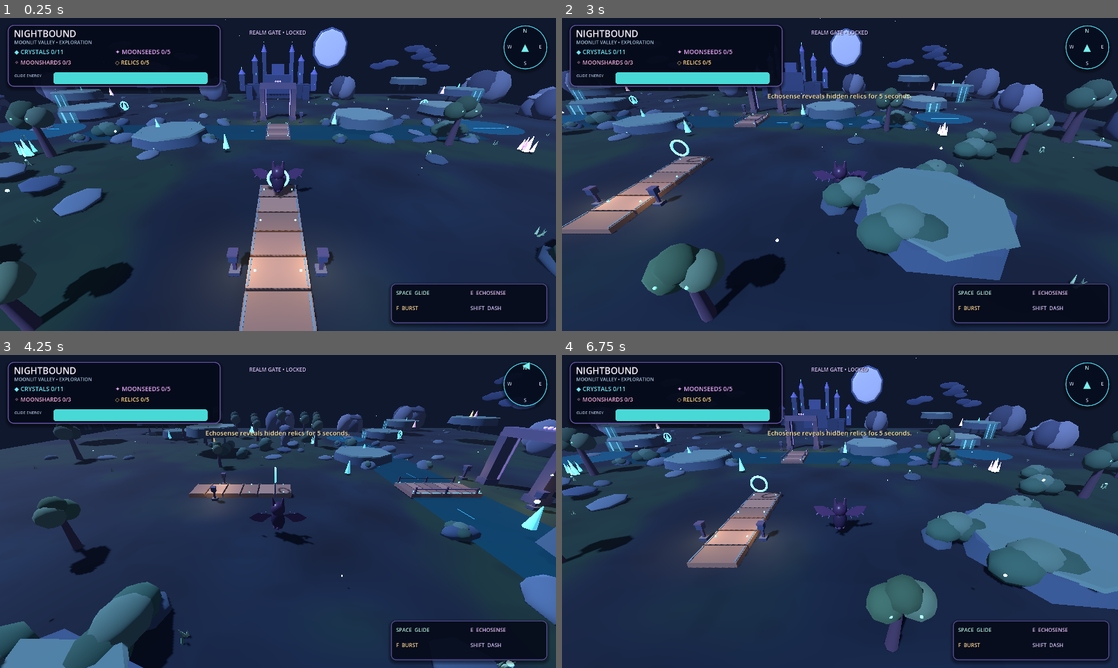
Above: before the commit, frames 1-4 (two rows, left to right).
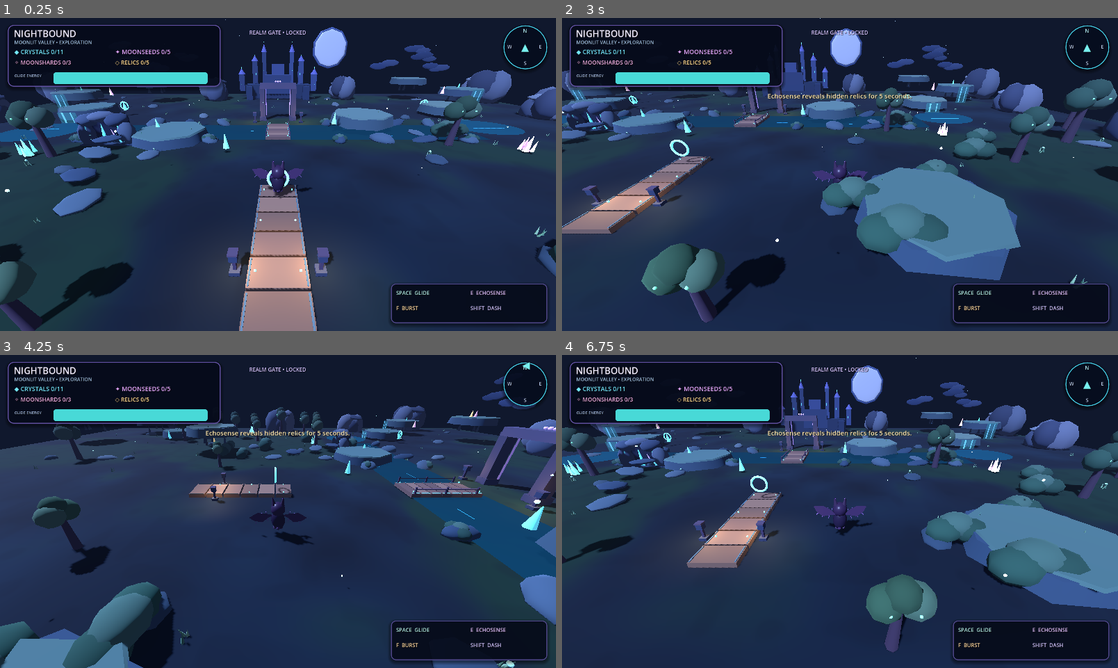
Above: after the commit, the same moments.

Repository: Dynamon91/nightbound
Game: Godot game, scene res://scenes/main.tscn
Two runs of this game, one before a commit and one after it. Both use one fixed random seed, a clock stepped at 60 frames per second and the inputs below.
Inputs:
- Up to frame 1 (0.25 s): no input
- Up to frame 2 (3 s): hold D (move_right) 0.53-1.28 s; tap F (burst) at 0.6, 2.85 s; tap Space (jump) at 0.77, 1.52 s; hold S (move_back) 1.28-2.03 s; tap E (echosense) at 1.35 s; hold D (move_right) 2.03-2.78 s; tap Shift (shadow_dash) at 2.1 s; hold W (move_forward) from 2.78 s (still down)
- Up to frame 3 (4.25 s): tap Space (jump) at 3.02, 3.77 s; release W (move_forward) at 3.53 s; hold A (move_left) from 3.53 s (still down); tap E (echosense) at 3.6 s
- Up to frame 4 (6.75 s): tap Shift (shadow_dash) at 4.35, 6.6 s; tap Space (jump) at 4.52, 6.02 s; release A (move_left) at 5.03 s; hold S (move_back) 5.03-5.78 s; tap F (burst) at 5.1 s; hold D (move_right) 5.78-6.53 s; tap E (echosense) at 5.85 s; hold W (move_forward) from 6.53 s (still down)

The runs differ from the first frame. In frame 1, 2.2% of the frame differs, in the area x 0-26%, y 29-58%; in frame 2, 0.8%; in frame 3, 0.4%; in frame 4, 1.3%.

Commit message:
art: move crystal grotto into camera frustum and connect side approach

Diff:
--- a/scripts/main.gd
+++ b/scripts/main.gd
@@ -255,7 +255,7 @@
 		shard_material.emission_energy_multiplier=1.65 if shard_index==0 else 1.25
 func build_crystal_grotto()->void:
 	# Optional side-route landmark: a dark cave mouth, weathered stone surround and luminous crystal core.
-	var cave_center:=Vector3(-24.0,0.0,1.4)
+	var cave_center:=Vector3(-18.0,0.0,-7.6)
 	box(cave_center+Vector3(0,1.35,-.28),Vector3(4.6,2.8,.5),Color("#101a35"))
 	box(cave_center+Vector3(0,-.02,0),Vector3(5.6,.28,1.65),Color("#35485f"))
 	# Chunky low-poly rock shoulders and lintel frame the opening as a cave, not a door.
@@ -282,7 +282,7 @@
 	cave_crystal_three.rotation.z=.25
 	# Four raised stones suggest an optional approach without blocking the main central bridge.
 	var approach:Array[Vector3]=[
-		Vector3(-12.0,.25,3.4),Vector3(-16.0,.45,1.7),Vector3(-20.0,.7,.2),Vector3(-26.0,.95,.8)
+		Vector3(-12.0,.25,3.4),Vector3(-14.5,.45,.4),Vector3(-16.0,.7,-3.2),Vector3(-17.0,.95,-6.1)
 	]
 	for step_index in range(approach.size()):
 		var stone_pos:Vector3=approach[step_index]
